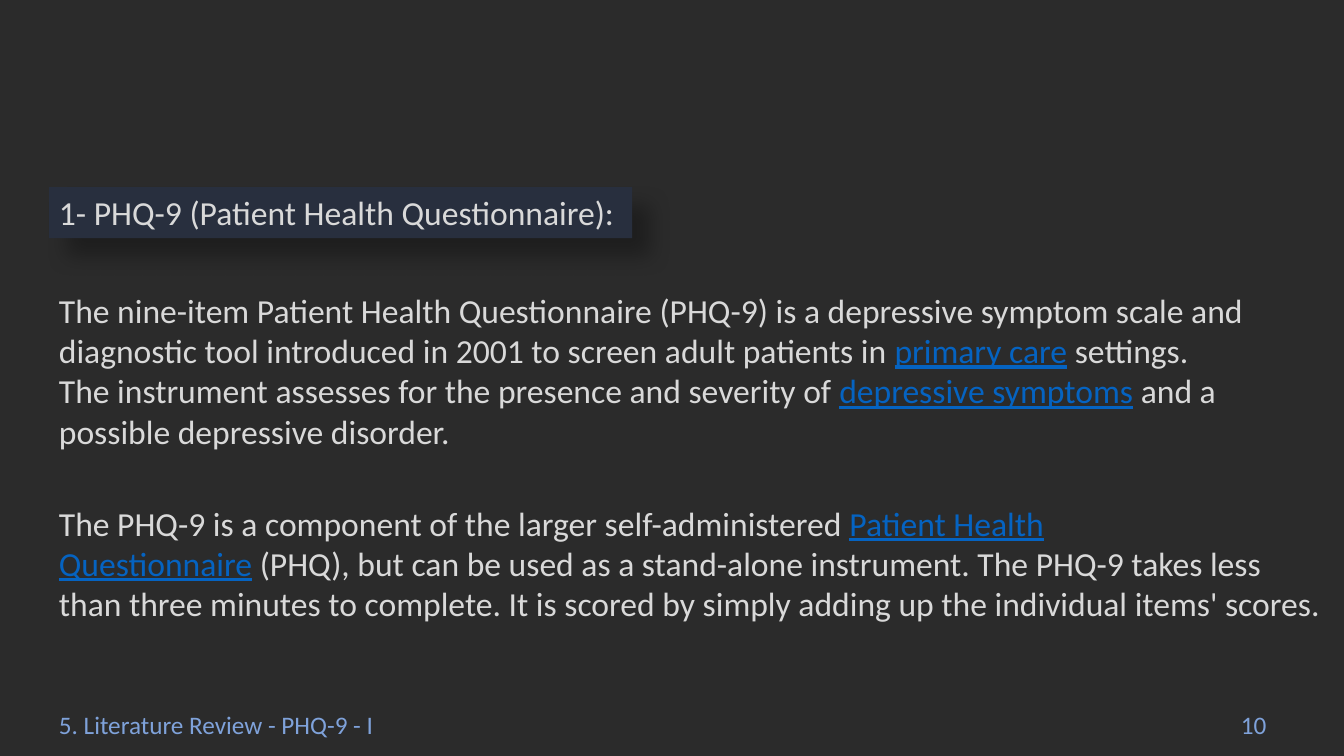
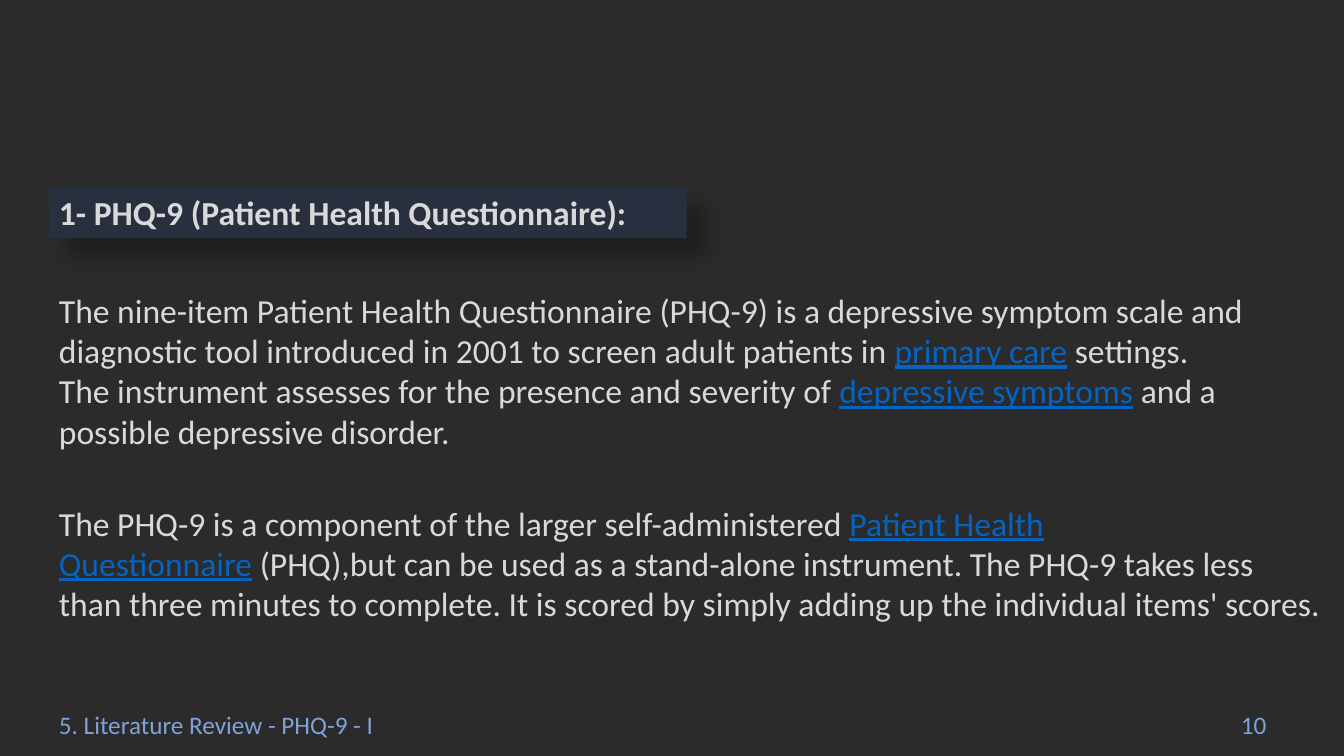
Before and after one commit to Abdelrahmen-Elashry/Mental-Health-Analysis, a slide deck: slide 10 of Statsphere.pptx. Drawn at 1344x756 pixels with LibreOffice and Linux fonts; fonts in the diff are those of the drawing; background and template pictures are left out; a plain dark background stands for a picture behind light text. Boxes give left, top, right and bottom in pixels: in the first picture for what was removed or moved away, otherwise in the second. Text is boxed around its words. In the diff, an @@ line names an element or a change of style, - is before the commit and + after.

```diff
--- a/Statsphere.pptx
+++ b/Statsphere.pptx
@@ rectangle "1- PHQ-9 (Patient Health Questionnaire):": place and size @@
-rectangle "1- PHQ-9 (Patient Health Questionnaire):" at (49,188,632,238)
+rectangle "1- PHQ-9 (Patient Health Questionnaire):" at (49,188,687,238)
@@ rectangle "1- PHQ-9 (Patient Health Questionnaire):" at (49,188,687,238): bold on @@
@@ text at (59,512,1319,622): spaces changed @@
-The PHQ-9 is a component of the larger self-administered Patient Health Questionnaire (PHQ), but can be used as a stand-alone instrument. The PHQ-9 takes less than three minutes to complete. It is scored by simply adding up the individual items' scores.
+The PHQ-9 is a component of the larger self-administered Patient Health Questionnaire (PHQ),but can be used as a stand-alone instrument. The PHQ-9 takes less than three minutes to complete. It is scored by simply adding up the individual items' scores.
```
Also in this commit, not shown: 14 other slides changed, 3 slides added.
